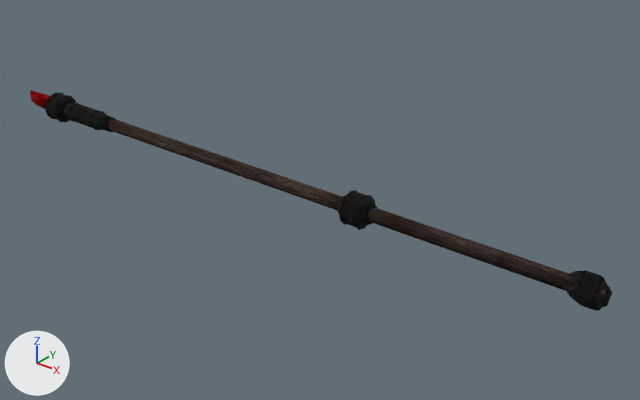
Before and after pictures for a commit that changed the glTF model assets/models/G3_WEAPON_STAFF_FIREMAGE_01.glb.
Before and after are seen from a 50 mm lens placed at (1.205, -1.578, 0.959), pointed at (-0.11, 0.066, -0.061). Lighting does not change. The marker at lower left points along +X, +Y and +Z.
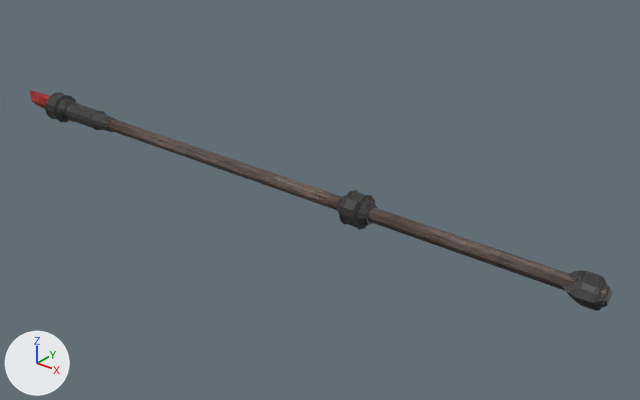
Edits to the bpy script that builds the scene:
```text
Change mat_g3_weapons_melee_staffs_01_diffuse_01:
    mat_g3_weapons_melee_staffs_01_diffuse_01.metallic: 1.0 -> 0.0
    mat_g3_weapons_melee_staffs_01_diffuse_01.roughness: 1.0 -> 0.5
```

Changed parts and their boxes (x1, y1, x2, y2) in the pictures (640 x 400 px):
'Mesh', surface changed
    both: (30, 90, 613, 311)
